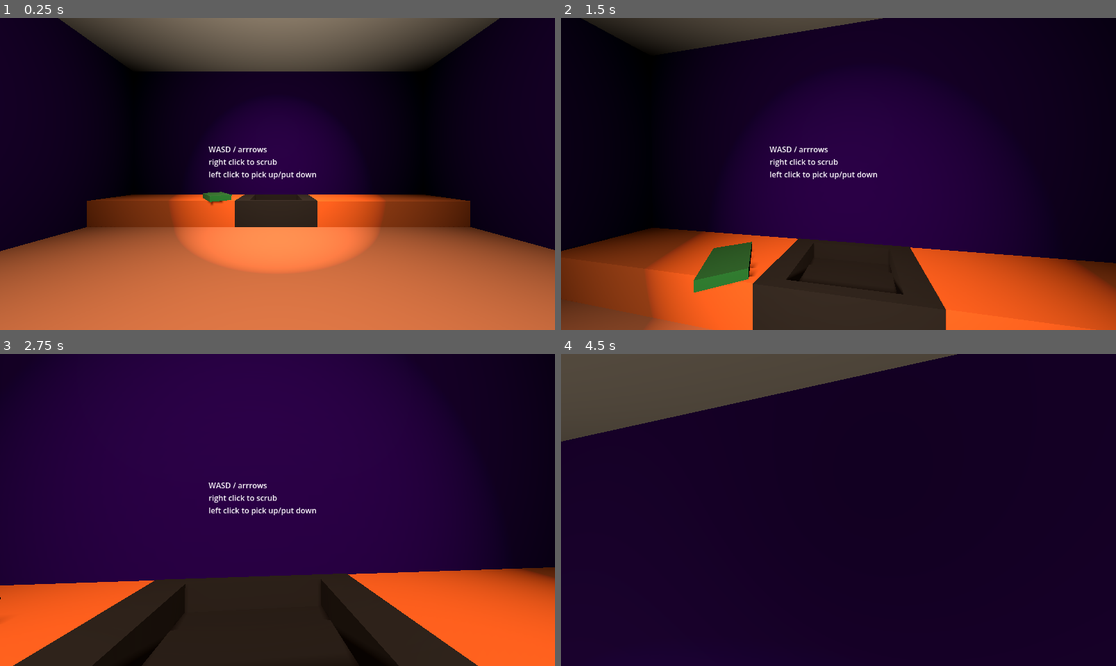
Above: before the commit, frames 1-4 (two rows, left to right).
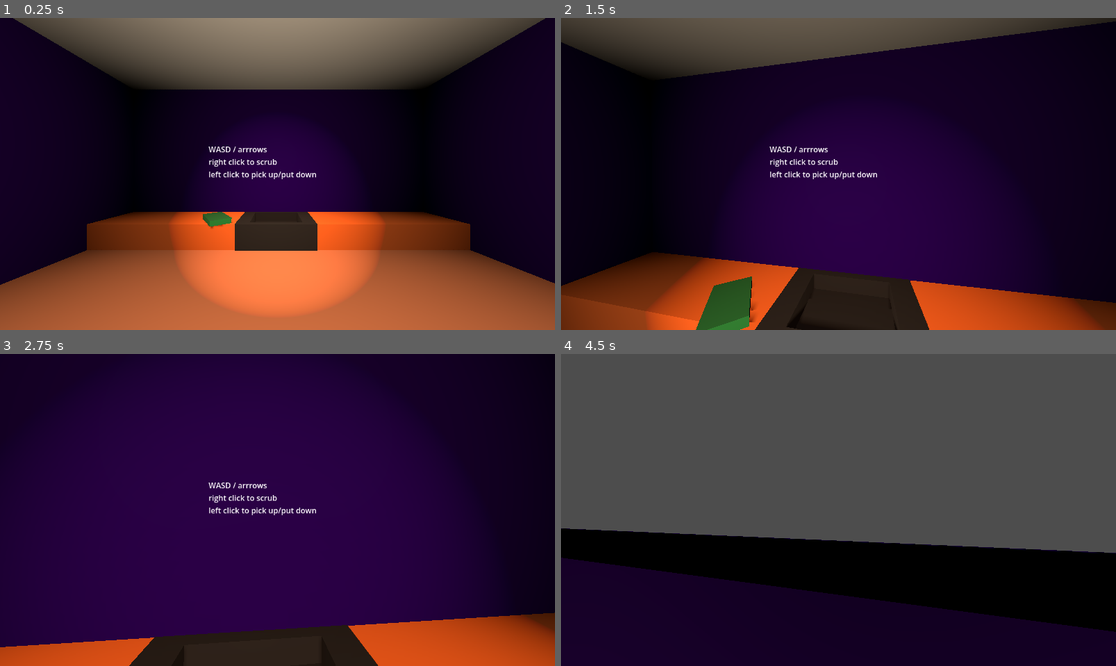
Above: after the commit, the same moments.

Repository: AKM372/STAR-Scholars-Project-2026
Game: Godot game, scene res://world.tscn
The game is run twice, just before and just after one commit, with the same random seed, the same clock (stepped at 60 frames per second) and the same inputs. Sound files missing from this copy of the repository are replaced by a short silence.
Inputs (mouse positions are in pixels of both pictures, inside the frame that each line leads up to):
- Up to frame 1 (0.25 s): no input
- Up to frame 2 (1.5 s): tap Enter at 0.5, 1.25 s; move the mouse to (866, 174) at 0.52 s; press the mouse at (866, 174) at 0.53 s; hold Up (forward) from 0.53 s (still down); tap Space (jump) at 0.77 s; move the mouse to (810, 174) at 1.27 s; release the mouse at (810, 174) at 1.28 s; right-click (810, 174) at 1.35 s
- Up to frame 3 (2.75 s): keep holding Up (forward); tap Space (jump) at 1.52 s; tap Enter at 2 s; move the mouse to (288, 503) at 2.02 s; hold T (testing) from 2.03 s (still down)
- Up to frame 4 (4.5 s): keep holding Up (forward); tap Enter at 2.75 s; move the mouse to (832, 516) at 2.77 s; release T (testing) at 2.78 s; tap F (throw) at 2.85 s; tap Space (jump) at 3.02, 3.77 s; move the mouse to (877, 513) at 3.52 s; press the mouse at (877, 513) at 3.53 s; tap R (reset) at 4.25 s; move the mouse to (794, 506) at 4.27 s; release the mouse at (794, 506) at 4.28 s; right-click (794, 506) at 4.35 s

The runs differ from the first frame. In frame 1, 44% of the frame differs, in the area x 0-100%, y 0-100%; in frame 2, 31%; in frame 3, 25%; in frame 4, 67%, in the area x 0-100%, y 0-90%.

Commit message:
Window 1 view
I added a looping video to play as a outside the window screen. The colors inside the room are all secondary, so they are unnerving and unnatural in contrast with the videos which are normal colored. i hope this creates some separation for the player from the "inner" world (inside the room) and the "outer world".

In addition, I also made the player taller. this is because i realized that when the player walks up to the door, it towers over them, and i wanted the height/player interaction with the space to be that of an average sized person compared to a doorframe?

Diff:
--- a/player.tscn
+++ b/player.tscn
@@ -14,7 +14,7 @@
 shape = SubResource("CapsuleShape3D_onrkg")
 
 [node name="Head" type="Node3D" parent="." unique_id=1203842243]
-transform = Transform3D(1, 0, 0, 0, 1, 0, 0, 0, 1, 0, 1.6, 0)
+transform = Transform3D(1, 0, 0, 0, 1, 0, 0, 0, 1, 0, 2.3, 0)
 
 [node name="Camera3D" type="Camera3D" parent="Head" unique_id=1215454605 groups=["player_camera"]]
 fov = 88.616035
--- a/world.tscn
+++ b/world.tscn
@@ -50,6 +50,18 @@
 albedo_color = Color(0.48235294, 0.23137255, 1, 1)
 
 [sub_resource type="BoxShape3D" id="BoxShape3D_ulpex"]
+
+[sub_resource type="PlaneMesh" id="PlaneMesh_554ww"]
+
+[sub_resource type="ViewportTexture" id="ViewportTexture_gbfbk"]
+viewport_path = NodePath("Windows/SubViewport")
+
+[sub_resource type="StandardMaterial3D" id="StandardMaterial3D_ulpex"]
+resource_local_to_scene = true
+albedo_texture = SubResource("ViewportTexture_gbfbk")
+
+[sub_resource type="VideoStreamTheora" id="VideoStreamTheora_eqetu"]
+file = "res://sfx/Videos/People Walking Free Stock Footage, Royalty-Free No Copyright Content-converted.ogg"
 
 [node name="World" type="Node3D" unique_id=1850648427]
 script = ExtResource("1_aqk2v")
@@ -248,3 +260,25 @@
 [node name="BackgroundMusic" parent="." unique_id=1967050840 instance=ExtResource("7_pkg7o")]
 
 [node name="SFXDialouge" parent="." unique_id=1286400756 instance=ExtResource("3_ioo17")]
+
+[node name="Windows" type="Node" parent="." unique_id=1313299411]
+
+[node name="Window1" type="MeshInstance3D" parent="Windows" unique_id=988862274]
+transform = Transform3D(-7.430936e-08, 1, 0, 7.430936e-08, 1.9106855e-15, -1, -1.7, -4.371139e-08, -4.371139e-08, -5.738122, 2.469697, 0)
+mesh = SubResource("PlaneMesh_554ww")
+skeleton = NodePath("../..")
+surface_material_override/0 = SubResource("StandardMaterial3D_ulpex")
+
+[node name="SubViewport" type="SubViewport" parent="Windows" unique_id=1557001269]
+size = Vector2i(720, 1280)
+render_target_update_mode = 4
+
+[node name="VideoStreamPlayer" type="VideoStreamPlayer" parent="Windows/SubViewport" unique_id=1118159663]
+offset_left = -40.0
+offset_right = 680.0
+offset_bottom = 1280.0
+audio_track = 2
+stream = SubResource("VideoStreamTheora_eqetu")
+autoplay = true
+expand = true
+loop = true
Not shown, added: sfx/Videos/People Walking Free Stock Footage, Royalty-Free No Copyright Content-converted.ogg.import
Not shown, added: sfx/Videos/People Walking Past the Camera - Free Stock Footage For Commercial Projects-converted.ogg.import
Not shown, added: sfx/Videos/People Walking Free Stock Footage, Royalty-Free No Copyright Content-converted.ogg
Not shown, added: sfx/Videos/People Walking Free Stock Footage, Royalty-Free No Copyright Content.mp4
Not shown, added: sfx/Videos/People Walking Past the Camera - Free Stock Footage For Commercial Projects-converted.ogg
Not shown, added: sfx/Videos/People Walking Past the Camera - Free Stock Footage For Commercial Projects.mp4
